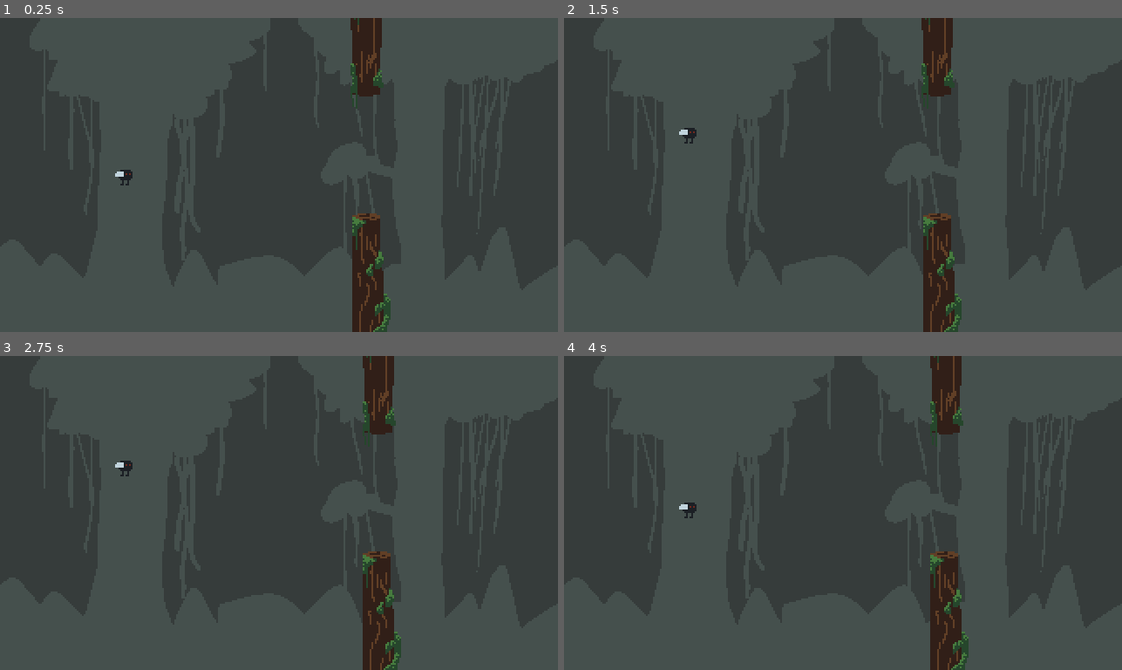
Above: before the commit, frames 1-4 (two rows, left to right).
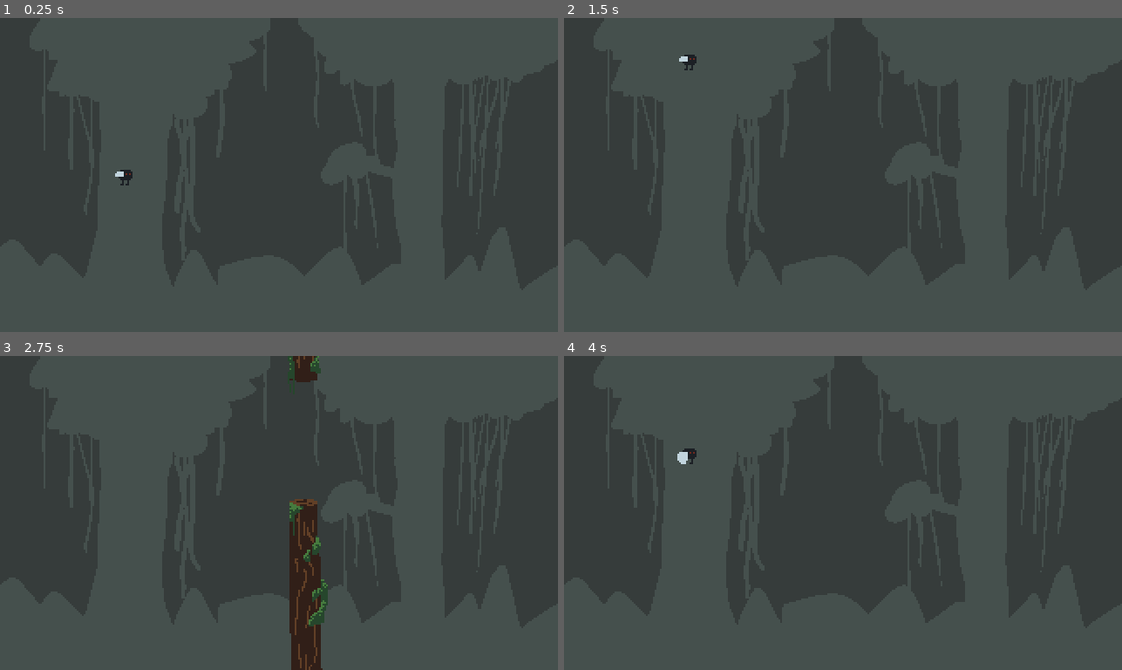
Above: after the commit, the same moments.

Repository: adrianwhatfield/flappy-fly
Game: Godot game, scene res://scenes/game.tscn
Two runs of this game, one before a commit and one after it. Both use one fixed random seed, a clock stepped at 60 frames per second and the inputs below.
Inputs:
- Up to frame 1 (0.25 s): no input
- Up to frame 2 (1.5 s): hold Up (ui_up) 0.53-1.28 s
- Up to frame 3 (2.75 s): hold Up (ui_up) from 2.03 s (still down)
- Up to frame 4 (4 s): release Up (ui_up) at 3.53 s

The runs differ from the first frame. In frame 1, 3.3% of the frame differs, in the area x 62-70%, y 0-100%; in frame 2, 3.5%; in frame 3, 6.7%, in the area x 20-72%, y 0-100%; in frame 4, 3.6%.

Commit message:
Improve TreeSpawner.gd

Diff:
--- a/flappy-fly/scenes/TreeSpawner.gd
+++ b/flappy-fly/scenes/TreeSpawner.gd
@@ -1,12 +1,17 @@
 extends Node2D
+
+var Trees = preload("res://scenes/Trees.tscn")
+onready var timer = $Timer
 
 
 func _ready():
-	pass
+	randomize()
 
 
 func _on_Timer_timeout():
-	var trees = load("res://scenes/Trees.tscn").instance()
+	spawn_tree()
 
-
+func spawn_tree():
+	var trees = Trees.instance()
 	add_child(trees)
+	trees.position.y = randi()% 100 + -50
--- a/flappy-fly/scenes/TreeSpawner.tscn
+++ b/flappy-fly/scenes/TreeSpawner.tscn
@@ -7,6 +7,7 @@
 script = ExtResource( 1 )
 
 [node name="Timer" type="Timer" parent="."]
+process_mode = 0
 wait_time = 1.5
 autostart = true
 
--- a/flappy-fly/scenes/game.tscn
+++ b/flappy-fly/scenes/game.tscn
@@ -2,7 +2,7 @@
 
 [ext_resource path="res://assets/art/background.png" type="Texture" id=1]
 [ext_resource path="res://scenes/Player.tscn" type="PackedScene" id=2]
-[ext_resource path="res://scenes/Trees.tscn" type="PackedScene" id=3]
+[ext_resource path="res://scenes/TreeSpawner.tscn" type="PackedScene" id=3]
 [ext_resource path="res://scenes/game.gd" type="Script" id=4]
 
 [sub_resource type="RectangleShape2D" id=1]
@@ -34,7 +34,6 @@
 position = Vector2( -2, 0 )
 shape = SubResource( 1 )
 
-[node name="Trees" parent="." instance=ExtResource( 3 )]
-position = Vector2( 244, 82 )
+[node name="TreeSpawner" parent="." instance=ExtResource( 3 )]
 
 [connection signal="body_shape_entered" from="FallSpace" to="Player" method="_on_FallSpace_body_shape_entered"]
